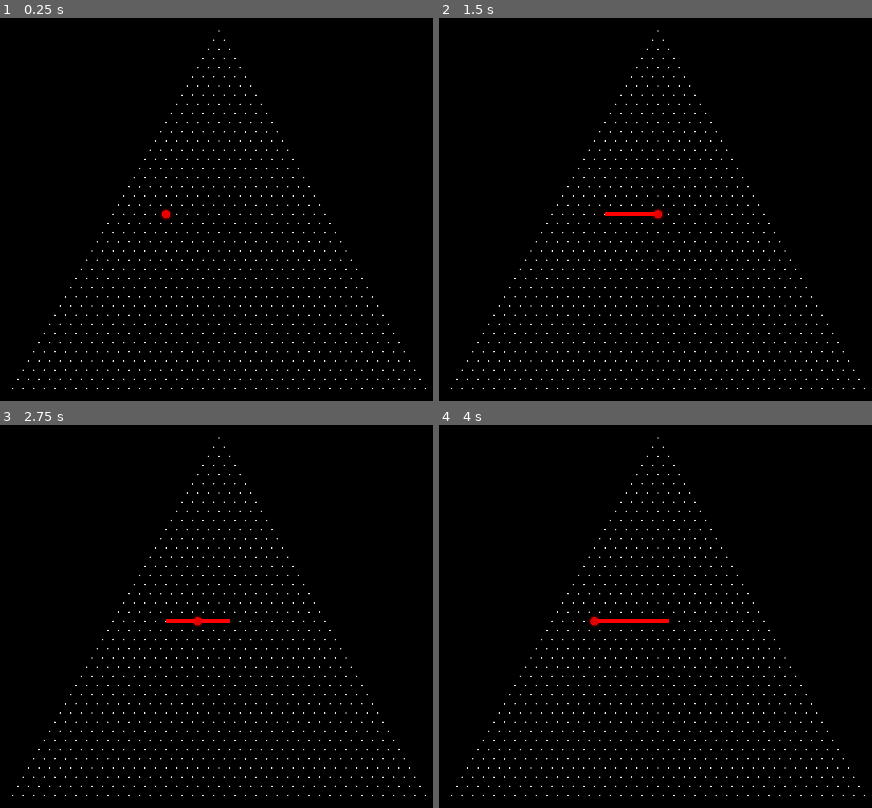
Above: before the commit, frames 1-4 (two rows, left to right).
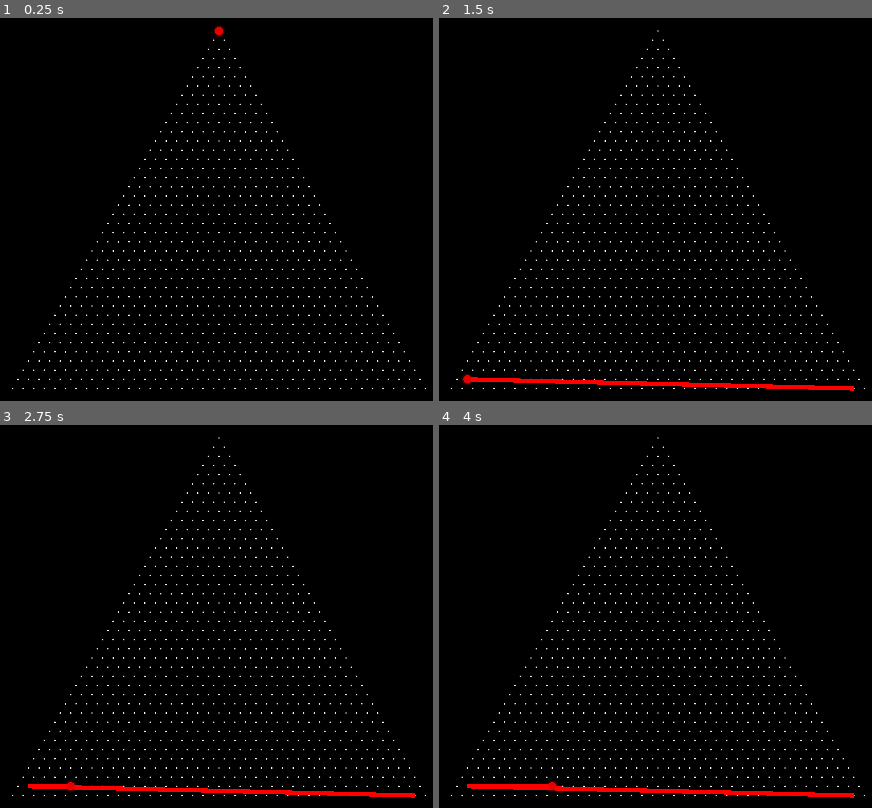
Above: after the commit, the same moments.

Repository: notapixelstudio/kaleidosnake
Game: Godot game, scene res://World.tscn
Two runs of this game, one before a commit and one after it. Both use one fixed random seed, a clock stepped at 60 frames per second and the inputs below.
Inputs:
- Up to frame 1 (0.25 s): no input
- Up to frame 2 (1.5 s): tap Enter at 0.5 s; hold Up (ui_up) from 0.53 s (still down); tap Space at 1.25 s
- Up to frame 3 (2.75 s): tap Enter at 2 s; release Up (ui_up) at 2.03 s; hold Left (ui_left) from 2.03 s (still down)
- Up to frame 4 (4 s): tap Space at 2.75 s; tap Enter at 3.5 s; release Left (ui_left) at 3.53 s; hold Down (ui_down) from 3.53 s (still down)

The runs differ from the first frame. In frame 1, 0.1% of the frame differs, in the area x 36-52%, y 1-53%; in frame 2, 1.2%; in frame 3, 1.2%; in frame 4, 1.3%, in the area x 6-96%, y 49-98%.

Commit message:
small improvements to input and direction

Diff:
--- a/Snake.gd
+++ b/Snake.gd
@@ -1,6 +1,6 @@
 extends Node2D
 
-var cell = Vector2(20, 5)
+var cell = Vector2(0, 0)
 var dir = 0
 
 var size = 10
@@ -18,26 +18,18 @@
 ]
 
 func _input(event):
-	if Input.is_action_pressed("ui_right") and not(Input.is_action_pressed("ui_left")):
-		if Input.is_action_pressed("ui_up"):
-			print('Up Right')
-			dir = 5
-		elif Input.is_action_pressed("ui_down"):
-			print('Down Right')
-			dir = 1
-		else:
-			print('Right')
-			dir = 0
-	elif not(Input.is_action_pressed("ui_right")) and Input.is_action_pressed("ui_left"):
-		if Input.is_action_pressed("ui_up"):
-			print('Up Left')
-			dir = 4
-		elif Input.is_action_pressed("ui_down"):
-			print('Down Left')
-			dir = 2
-		else:
-			print('Left')
-			dir = 3
+	if Input.is_action_pressed("ui_up") and Input.is_action_pressed("ui_right") and not dir==2:
+		dir = 5
+	elif Input.is_action_pressed("ui_down") and Input.is_action_pressed("ui_left") and not dir==5:
+		dir = 2
+	elif Input.is_action_pressed("ui_up") and Input.is_action_pressed("ui_left") and not dir==1:
+		dir = 4
+	elif Input.is_action_pressed("ui_down") and Input.is_action_pressed("ui_right") and not dir==4:
+		dir = 1
+	elif Input.is_action_pressed("ui_left") and not dir==0:
+		dir = 3
+	elif Input.is_action_pressed("ui_right") and not dir == 3:
+		dir = 0
 
 func rotate_direction():
 	dir = (dir + 4) % len(directions)
